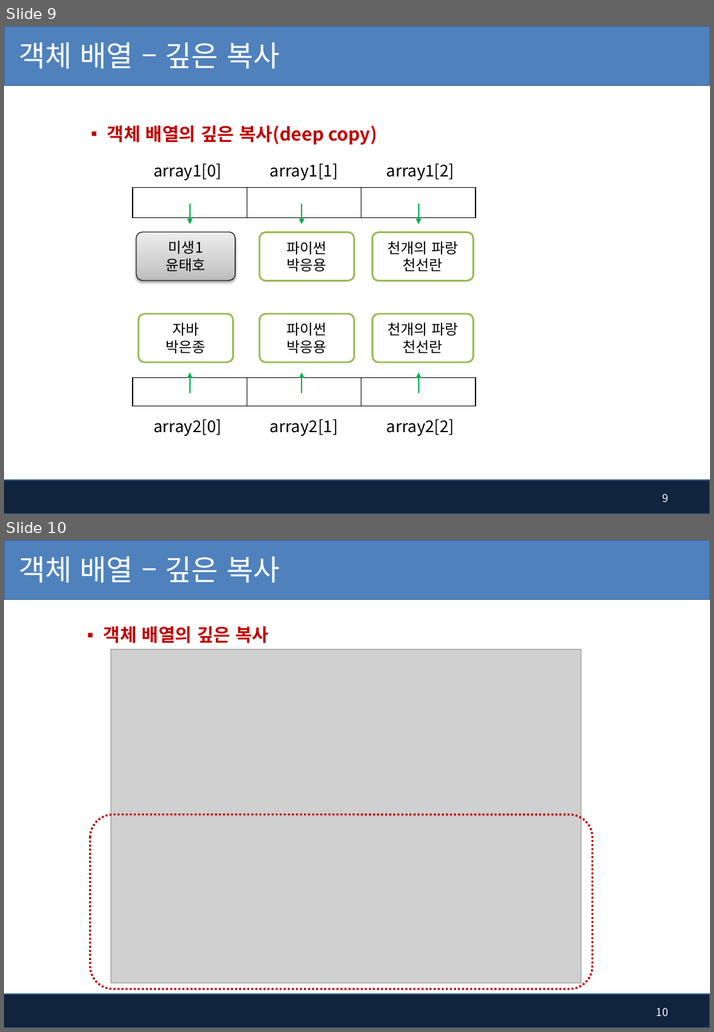
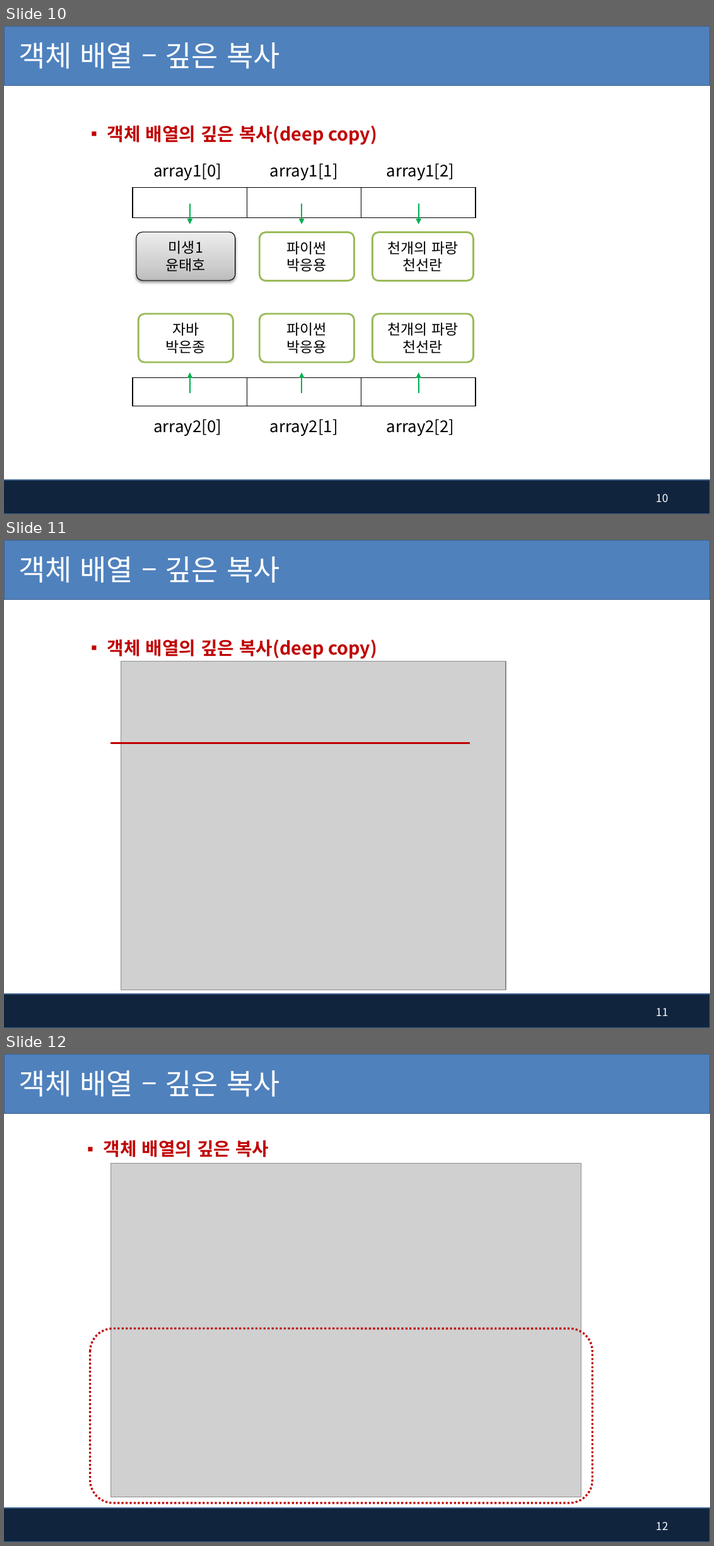
Before and after one commit to kiyongee2/green_project_web, a slide deck: java_ppt/7장. 배열 객체와 ArrayList.pptx. Shown one above the other, each under a label of ours: slides 9 and 10 before the commit, slides 10, 11 and 12 after it. The pictures are 714x1032 and 714x1546 pixels, drawn with LibreOffice and Linux fonts; fonts in the diff are those of the drawing; grey boxes stand for pictures; background and template pictures are left out. Boxes give left, top, right and bottom in pixels: in the first picture for what was removed or moved away, otherwise in the second. Text is boxed around its words. In the diff, an @@ line names an element or a change of style, - is before the commit and + after.

```diff
--- a/java_ppt/7장. 배열 객체와 ArrayList.pptx
+++ b/java_ppt/7장. 배열 객체와 ArrayList.pptx
@@ slide 11 added at (4, 540, 710, 1028), background #FFFFFF; not listed: 2 template elements that a slide beside it also shows @@
@@ title added at (18, 556, 280, 583), 32 pt, text #FFFFFF @@
+객체 배열 – 깊은 복사
@@ text added at (107, 640, 377, 659), 20 pt, text #C00000, bold @@
+▪ 객체 배열의 깊은 복사(deep copy)
@@ picture added at (121, 661, 505, 990) @@
@@ line added from (111, 743) to (470, 743), #C00000 2.25 pt @@
@@ page number added at (655, 1008, 667, 1016), 12 pt, text #FFFFFF @@
+11
@@ what was slide 9 is now slide 10 @@
@@ page number at (655, 494, 667, 502): text changed @@
-9
+10
@@ what was slide 10 is now slide 12 @@
@@ page number at (655, 1522, 667, 1530): text changed @@
-10
+12
```
Also in this commit, not shown: 1 slide changed, 1 other slide added, 1 other file.
